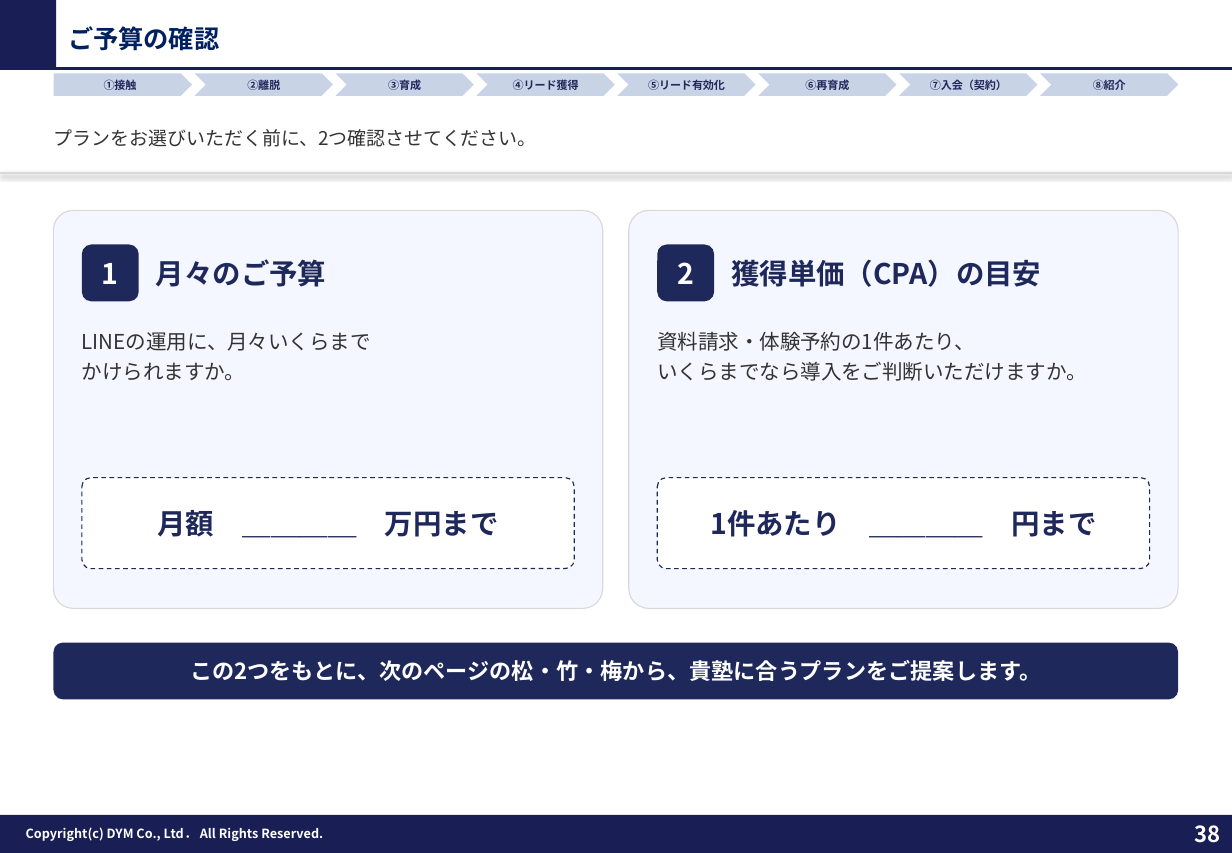
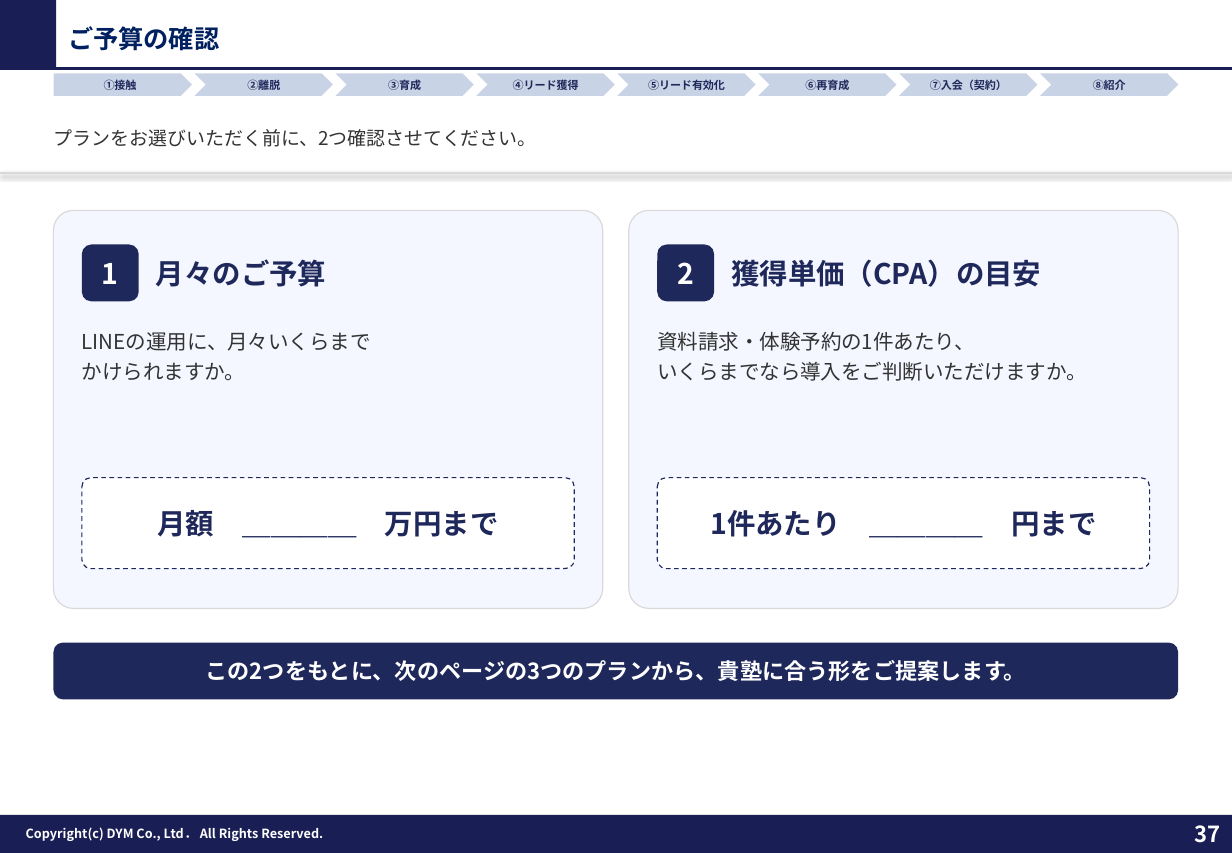
Before and after one commit to tonomura-r-dev/folder, a slide deck: slide 37 of 教育（塾）業界_LINEOA施策提案ver3.pptx (slide 38 before the commit). Drawn at 1232x853 pixels with LibreOffice and Linux fonts; fonts in the diff are those of the drawing; background and template pictures are left out. Boxes give left, top, right and bottom in pixels: in the first picture for what was removed or moved away, otherwise in the second. Text is boxed around its words. In the diff, an @@ line names an element or a change of style, - is before the commit and + after.

```diff
--- a/教育（塾）業界_LINEOA施策提案ver3.pptx
+++ b/教育（塾）業界_LINEOA施策提案ver3.pptx
@@ text in rounded rectangle at box(205, 660, 1026, 681): text changed @@
-この2つをもとに、次のページの松・竹・梅から、貴塾に合うプランをご提案します。
+この2つをもとに、次のページの3つのプランから、貴塾に合う形をご提案します。
@@ page number at box(1195, 825, 1221, 843): text changed @@
-38
+37
```
Also in this commit, not shown: 10 other slides changed, 1 slide removed, 3 other files.
